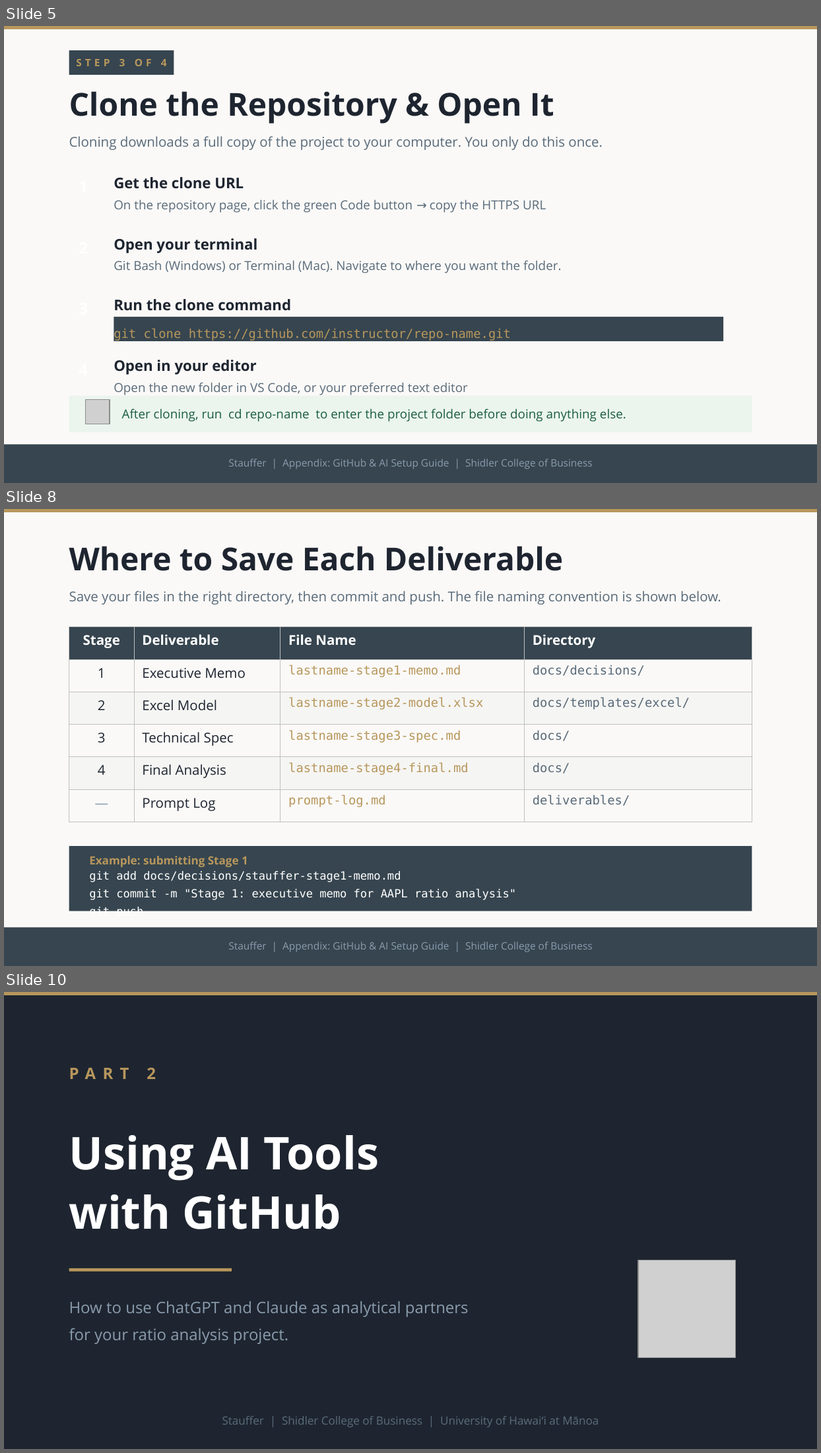
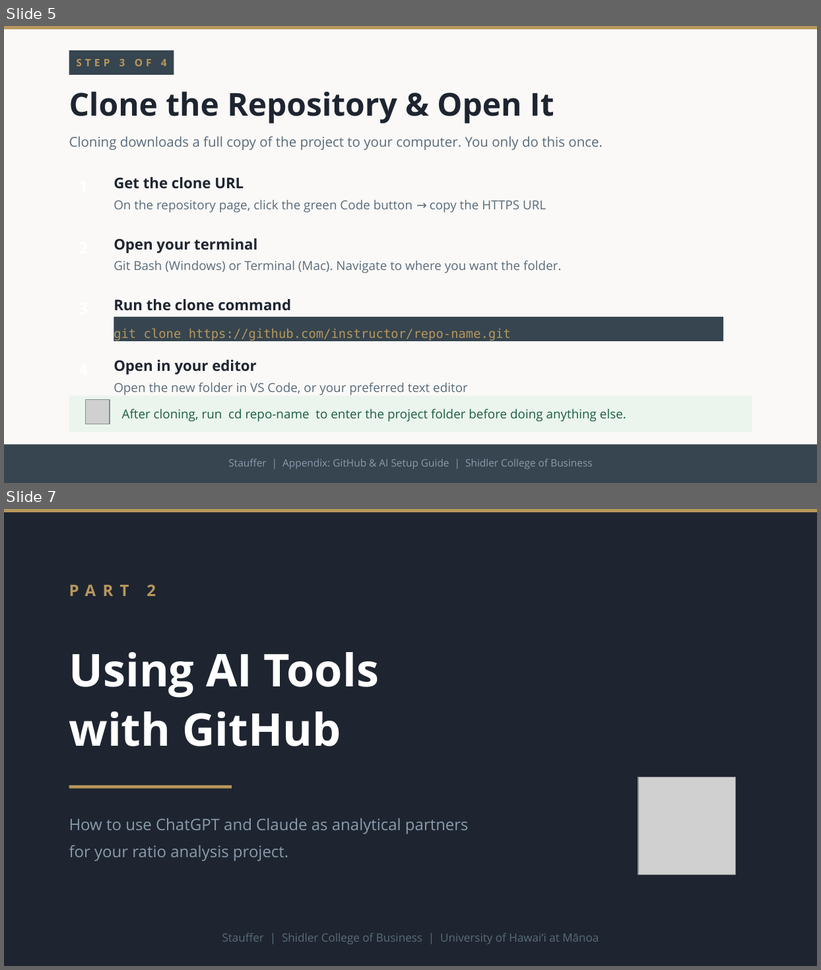
Before and after one commit to adamwstauffer/shidler, a slide deck: docs/presentations/GitHub_AI_Appendix.pptx. Shown one above the other, each under a label of ours: slides 5, 8 and 10 before the commit, slides 5 and 7 after it; the slides between them are not shown. The pictures are 821x1453 and 821x970 pixels, drawn with LibreOffice and Linux fonts; fonts in the diff are those of the drawing; grey boxes stand for pictures. Boxes give left, top, right and bottom in pixels: in the first picture for what was removed or moved away, otherwise in the second. Text is boxed around its words. In the diff, an @@ line names an element or a change of style, - is before the commit and + after.

```diff
--- a/docs/presentations/GitHub_AI_Appendix.pptx
+++ b/docs/presentations/GitHub_AI_Appendix.pptx
@@ slide 8 removed at box(4, 509, 817, 966), background #FAF9F7 @@
@@ rectangle removed at box(4, 509, 817, 512) @@
@@ text removed at box(69, 546, 563, 571) @@
-Where to Save Each Deliverable
@@ text removed at box(69, 591, 721, 605) @@
-Save your files in the right directory, then commit and push. The file naming convention is shown below.
@@ table removed at box(69, 627, 752, 822), 6 rows, 4 columns @@
-Stage | Deliverable | File Name | Directory
-1 | Executive Memo | lastname-stage1-memo.md | docs/decisions/
-2 | Excel Model | lastname-stage2-model.xlsx | docs/templates/excel/
-3 | Technical Spec | lastname-stage3-spec.md | docs/
-4 | Final Analysis | lastname-stage4-final.md | docs/
-— | Prompt Log | prompt-log.md | deliverables/
@@ rectangle removed at box(69, 846, 752, 912) @@
@@ text removed at box(89, 856, 248, 867) @@
-Example: submitting Stage 1
@@ text removed at box(89, 871, 516, 912) @@
-git add docs/decisions/stauffer-stage1-memo.md
-git commit -m "Stage 1: executive memo for AAPL ratio analysis"
-git push
@@ rectangle removed at box(4, 927, 817, 966) @@
@@ text removed at box(228, 942, 593, 953) @@
-Stauffer | Appendix: GitHub & AI Setup Guide | Shidler College of Business
@@ what was slide 10 is now slide 7 @@
```
Also in this commit, not shown: 1 slide added, 4 other slides removed, 6 other files.
